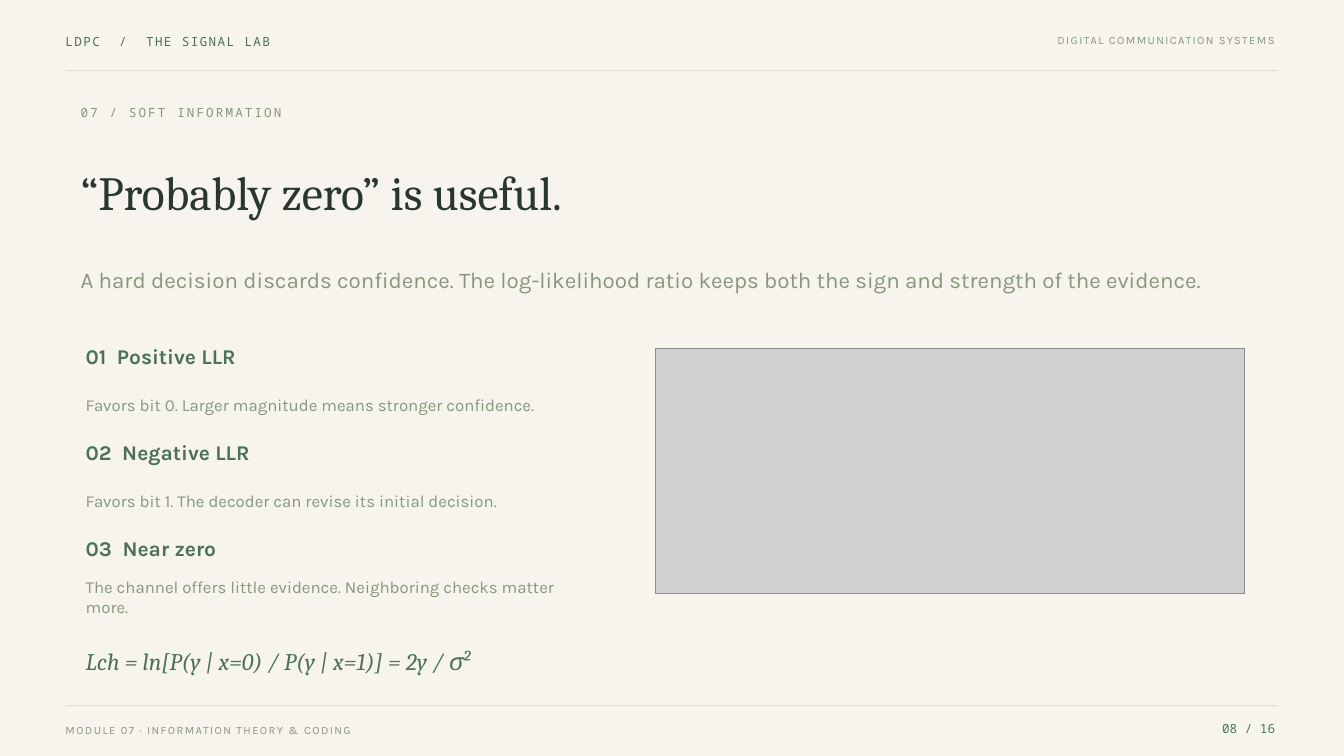
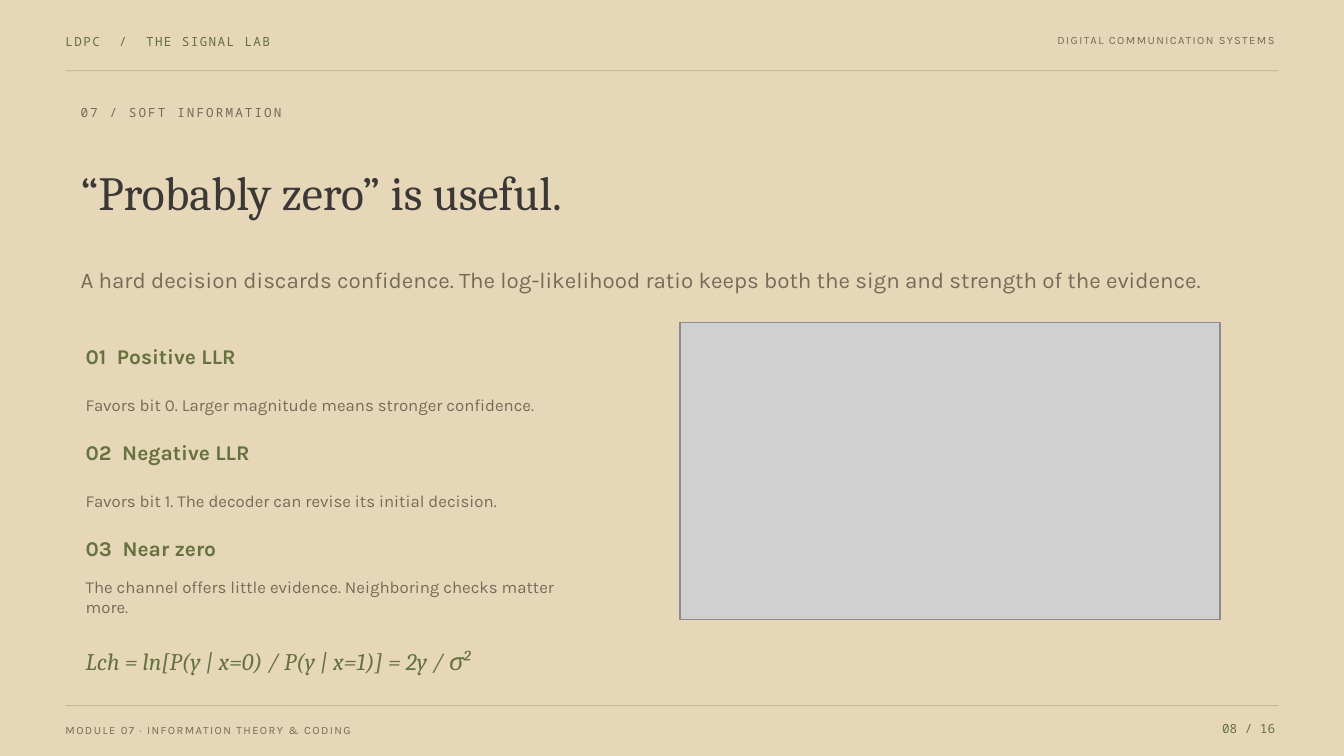
Before and after one commit to NiviDevs/ldpc-lab, a slide deck: slide 8 of dist/assets/LDPC-Seminar.pptx. Drawn at 1344x756 pixels with LibreOffice and Linux fonts; fonts in the diff are those of the drawing; grey boxes stand for pictures. Boxes give left, top, right and bottom in pixels: in the first picture for what was removed or moved away, otherwise in the second. Text is boxed around its words. In the diff, an @@ line names an element or a change of style, - is before the commit and + after.

```diff
--- a/dist/assets/LDPC-Seminar.pptx
+++ b/dist/assets/LDPC-Seminar.pptx
@@ background #F6F4ED to #E5D7B7 @@
@@ line (66, 71) - (1278, 71): stroke #DDE1D3 0.7 pt to #C6B996 0.7 pt @@
@@ text "“Probably zero” is useful." at (81, 176, 562, 221): text colour #29372E to #3C3836 @@
@@ picture: place and size @@
-picture at (655, 349, 1245, 595)
+picture at (681, 323, 1221, 620)
@@ text colour #88967B to #756B59 in 7 elements at (877, 30, 1275, 50), (66, 721, 973, 739), (81, 108, 281, 117), (81, 272, 1200, 294), (86, 399, 534, 415), (86, 495, 496, 507), (86, 581, 554, 613) @@
@@ text colour #4C7158 to #65713F in 6 elements at (65, 37, 270, 46), (1222, 724, 1275, 733), (86, 349, 235, 364), (86, 445, 249, 465), (86, 542, 217, 556), (86, 653, 427, 675) @@
@@ line (66, 706) - (1278, 706): stroke #DDE1D3 0.7 pt to #C6B996 0.7 pt @@
```
Also in this commit, not shown: 15 other slides changed, 15 other files.
